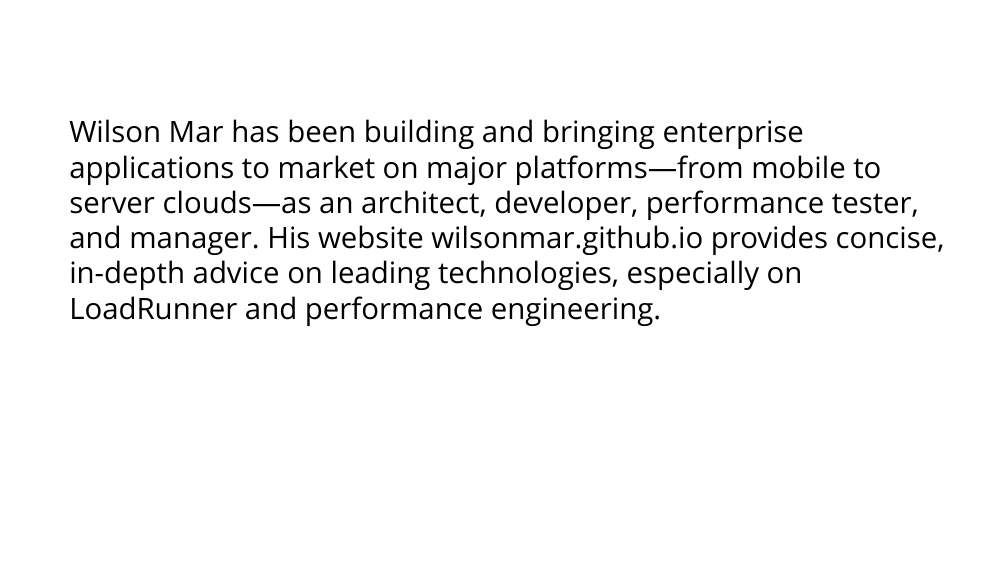
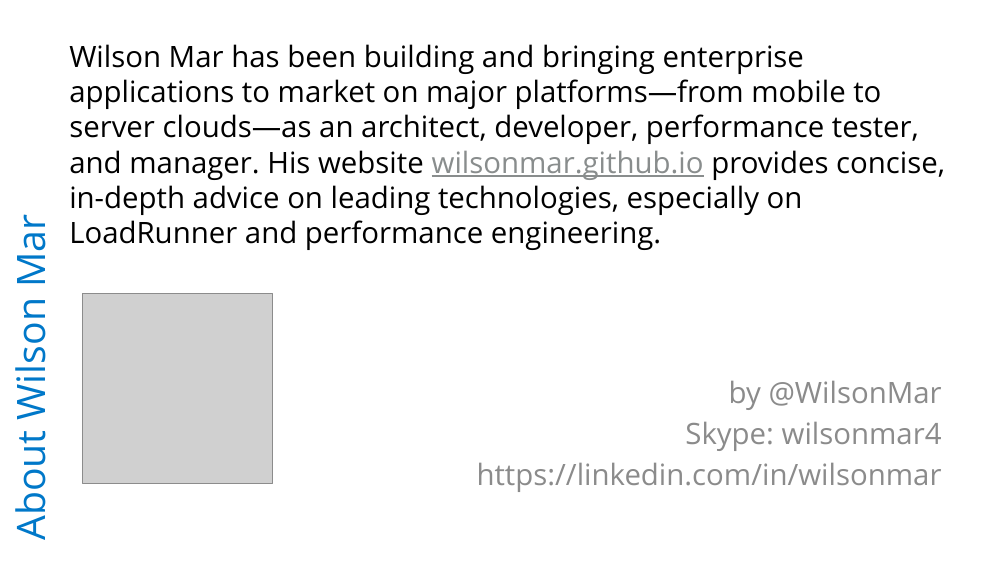
Before and after one commit to rkuma183/wilsonmar.github.io, a slide deck: slide 2 of fig/Git_with_Github_v79_2016.09.08a_wm.pptx (slide 3 before the commit). Drawn at 1008x567 pixels with LibreOffice and Linux fonts; fonts in the diff are those of the drawing; grey boxes stand for pictures. Boxes give left, top, right and bottom in pixels: in the first picture for what was removed or moved away, otherwise in the second. Text is boxed around its words. In the diff, an @@ line names an element or a change of style, - is before the commit and + after.

```diff
--- a/fig/Git_with_Github_v79_2016.09.08a_wm.pptx
+++ b/fig/Git_with_Github_v79_2016.09.08a_wm.pptx
@@ text "Wilson Mar has been building ...": place and size @@
-text "Wilson Mar has been building ..." at [69,119,945,326]
+text "Wilson Mar has been building ..." at [69,44,945,250]
@@ text "Wilson Mar has been building ..." at [69,44,945,250]: text colour #000000 to #898D8D, underline on in "wilsonmar.github.io" @@
@@ title added at [3,222,56,537], 28 pt, text #0078C9 @@
+About Wilson Mar
@@ picture added at [83,293,273,484] @@
@@ text added at [477,380,942,492], 21 pt, text #8C8C8C @@
+by @WilsonMar
+Skype: wilsonmar4
+https://linkedin.com/in/wilsonmar
```
Also in this commit, not shown: 1 other slide changed, 2 other files.
